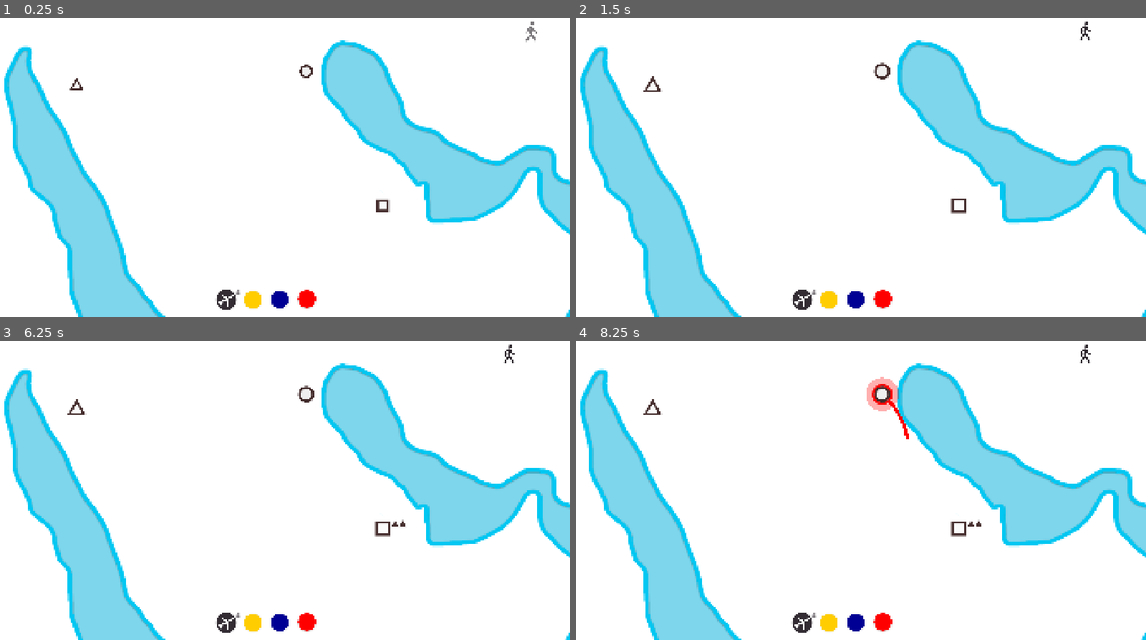
Above: before the commit, frames 1-4 (two rows, left to right).
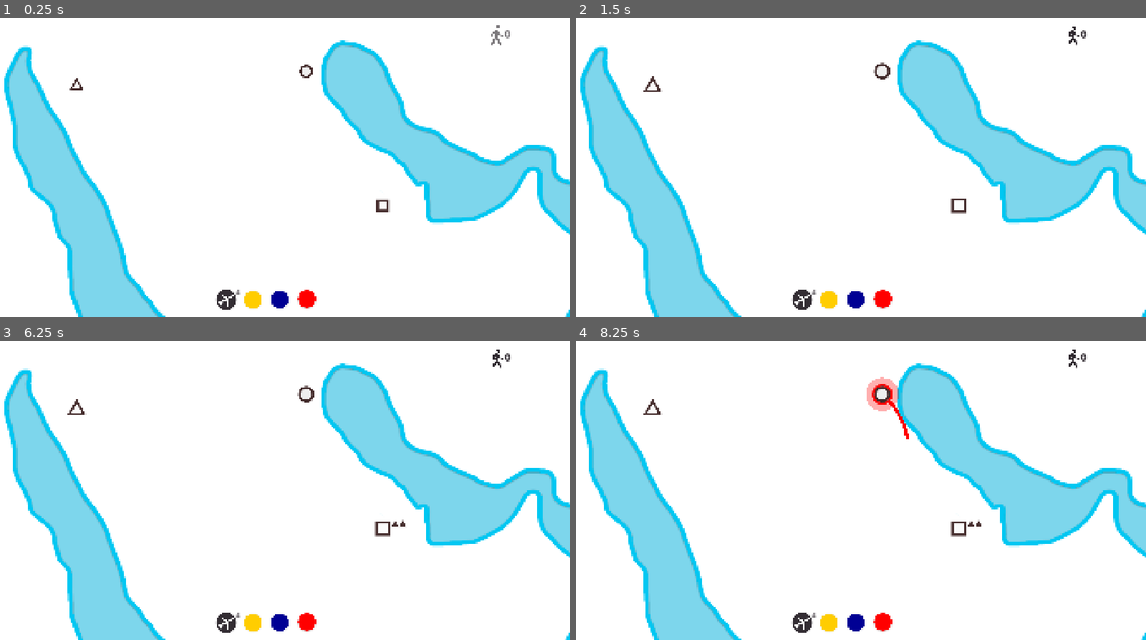
Above: after the commit, the same moments.

Repository: top-it-090304/Holding-Pattern
Game: Godot game, scene res://scene/Main.tscn
Two runs of this game, one before a commit and one after it. Both use one fixed random seed, a clock stepped at 60 frames per second and the inputs below.
Inputs (mouse positions are in pixels of both pictures, inside the frame that each line leads up to):
- Up to frame 1 (0.25 s): no input
- Up to frame 2 (1.5 s): click (832, 299) at 0.5 s; click (855, 299) at 1.25 s
- Up to frame 3 (6.25 s): click (307, 622) at 2 s; click (256, 622) at 2.75 s; click (279, 622) at 3.5 s; click (307, 622) at 4.25 s; click (256, 622) at 5 s; click (279, 622) at 5.75 s
- Up to frame 4 (8.25 s): click (883, 622) at 6.5 s; tap Enter at 7.25 s; drag from (804, 622) to (883, 394) at 7.27 s; tap Space at 8 s; drag from (883, 394) to (957, 529) at 8.02 s

The runs differ from the first frame. In frame 1, 0.1% of the frame differs, in the area x 86-95%, y 1-10%; in frame 2, 0.1%; in frame 3, 0.1%; in frame 4, 0.1%.
Error in both runs: Invalid access to property or key 'texture' on a base object of type 'null instance'. (res://scripts/Plane_add.gd:18)

Commit message:
fix: count score

Diff:
--- a/scene/Main.tscn
+++ b/scene/Main.tscn
@@ -37,6 +37,7 @@
 autostart = true
 
 [node name="UI" type="CanvasLayer" parent="." unique_id=1579573212]
+layer = 2
 
 [node name="YellowButton" type="Button" parent="UI" unique_id=1877033529]
 modulate = Color(1, 1, 0, 1)
@@ -129,25 +130,37 @@
 [node name="ScorePack" type="Control" parent="UI" unique_id=1916879007]
 layout_mode = 3
 anchors_preset = 0
-offset_right = 40.0
-offset_bottom = 40.0
+offset_left = 1655.0
+offset_top = 3.0
+offset_right = 1770.0
+offset_bottom = 98.0
+pivot_offset = Vector2(60, 75)
 
 [node name="Man" type="TextureRect" parent="UI/ScorePack" unique_id=1258659211]
-layout_mode = 0
-offset_left = 1683.0
-offset_top = 8.0
-offset_right = 1753.0
-offset_bottom = 78.0
+layout_mode = 1
+anchors_preset = -1
+anchor_left = -1.817
+anchor_top = -1.9580001
+anchor_right = -1.817
+anchor_bottom = -1.9580001
+offset_left = 195.955
+offset_top = 206.01001
+offset_right = 265.95514
+offset_bottom = 276.01
 texture = ExtResource("10_3sxgj")
 expand_mode = 1
 
-[node name="Score" type="Label" parent="UI/ScorePack" unique_id=527697484]
+[node name="Score" type="RichTextLabel" parent="UI/ScorePack" unique_id=477554173]
 layout_mode = 0
-offset_left = 1653.0
-offset_top = 30.0
-offset_right = 1693.0
-offset_bottom = 53.0
-text = "0"
+offset_left = 46.0
+offset_top = 29.0
+offset_right = 160.0
+offset_bottom = 75.0
+theme_override_colors/default_color = Color(0.18039216, 0.15686275, 0.18039216, 1)
+theme_override_colors/font_outline_color = Color(0, 0, 0, 1)
+theme_override_font_sizes/bold_font_size = 32
+bbcode_enabled = true
+text = "[b]0[/b]"
 
 [node name="AirportSpawn" type="Node2D" parent="." unique_id=2036406742]
 
--- a/scripts/Airport.gd
+++ b/scripts/Airport.gd
@@ -13,7 +13,7 @@
 var passengers: Array = []
 var new_passenger_scale: float = 1.0
 
-var max_passengers: int = 3
+var max_passengers: int = 15
 var max_time: float = 45.0
 var current_time: float = 0.0
 var is_failed: bool = false
@@ -132,20 +132,16 @@
 
 func _process(delta):
 	if is_failed: return
-
-	# Если пассажиров много — таймер заполняется
 	if passengers.size() >= max_passengers:
 		current_time += delta
-		queue_redraw() # Перерисовываем индикатор
-
-		# Если время вышло — игра окончена
+		queue_redraw()
+
 		if current_time >= max_time:
 			is_failed = true
 			end_game.emit(self)
 
-	# Если пассажиров забрали — таймер убывает (остывает)
 	elif current_time > 0:
-		current_time -= delta * 2.0 # Остывает в 2 раза быстрее, чем заполняется
+		current_time -= delta * 2.0
 		current_time = max(0.0, current_time)
 		queue_redraw()
 
--- a/scripts/Main.gd
+++ b/scripts/Main.gd
@@ -32,6 +32,8 @@
 var lines_data = GameData.lines_data
 
 func _ready():
+	score_pack.modulate.a = 0
+	score_pack.scale = Vector2(0.5, 0.5)
 	pred_line = Line2D.new()
 	pred_line.width = 6.0
 	pred_line.z_index = -1
--- a/scripts/Plane.gd
+++ b/scripts/Plane.gd
@@ -113,13 +113,14 @@
 	var initial_cargo_size = cargo.size()
 	cargo = cargo.filter(func(p_shape): return p_shape != airport.my_shape)
 
-	if cargo.size() < initial_cargo_size:
-		Events.passengers_delivery.emit()
-		queue_redraw()
+	var score = initial_cargo_size - cargo.size()
+	if score > 0:
+		for i in range(score):
+			Events.passengers_delivery.emit()
+	queue_redraw()
 
 func _load_passenger(airport):
 	var line_shapes = GameData.lines_data[color + "_shapes"]
-
 	if cargo.size() >= max_seats:
 		return
 
